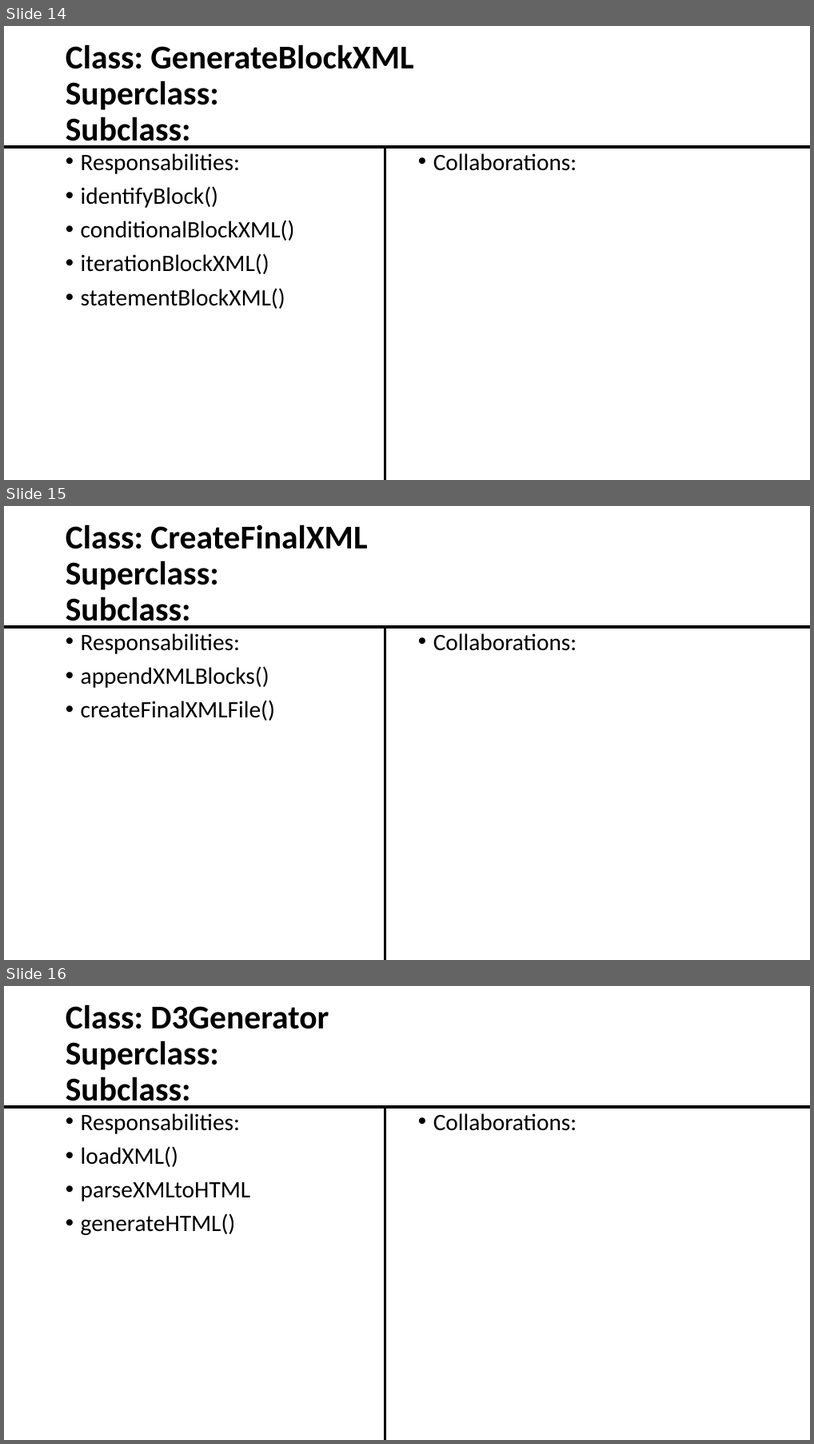
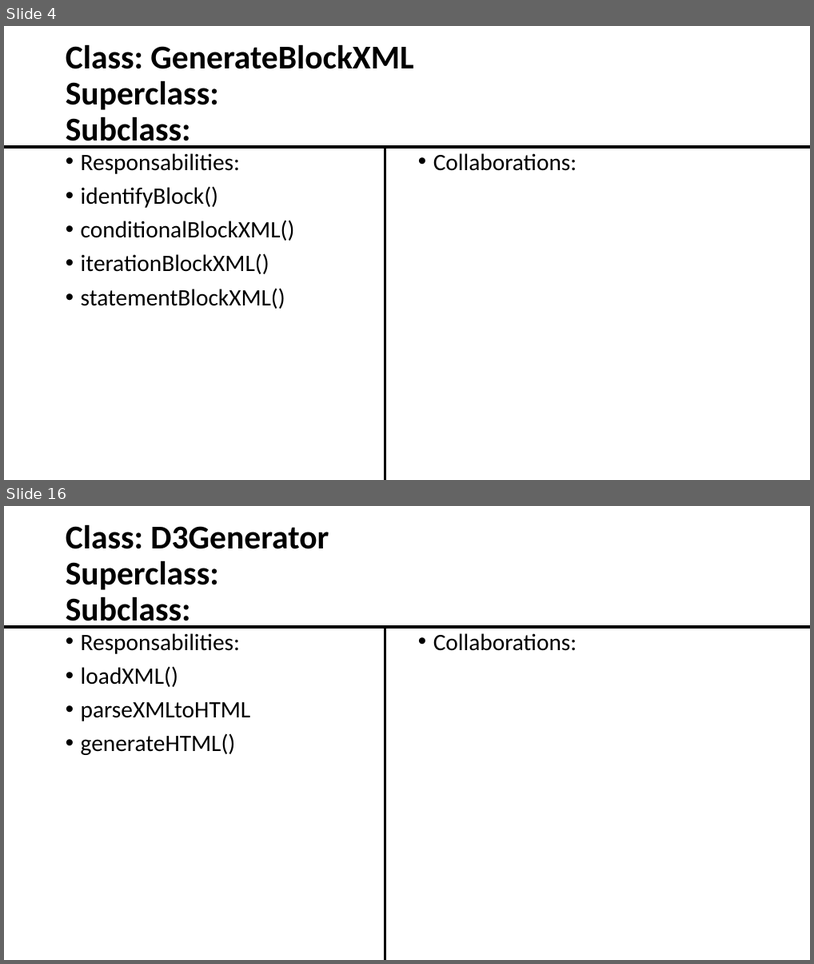
Before and after one commit to MartinDeliraGalvan/SoftwareConstructionRepo, a slide deck: Classes_IndexCards.pptx. Shown one above the other, each under a label of ours: slides 14, 15 and 16 before the commit, slides 4 and 16 after it; the slides between them are not shown. The pictures are 814x1444 and 814x964 pixels, drawn with LibreOffice and Linux fonts; fonts in the diff are those of the drawing. Boxes give left, top, right and bottom in pixels: in the first picture for what was removed or moved away, otherwise in the second. Text is boxed around its words. In the diff, an @@ line names an element or a change of style, - is before the commit and + after.

```diff
--- a/Classes_IndexCards.pptx
+++ b/Classes_IndexCards.pptx
@@ slide 15 removed at [4,506,810,960], background #FFFFFF @@
@@ title removed at [66,524,367,628] @@
-Class: CreateFinalXML
-Superclass:
-Subclass:
@@ line removed from (4, 627) to (810, 627) @@
@@ text removed at [81,633,275,720] @@
-• Responsabilities:
-• appendXMLBlocks()
-• createFinalXMLFile()
@@ line removed from (385, 627) to (385, 960) @@
@@ text removed at [434,633,578,651] @@
-• Collaborations:
@@ what was slide 14 is now slide 4 @@
```
Also in this commit, not shown: 11 slides changed.
